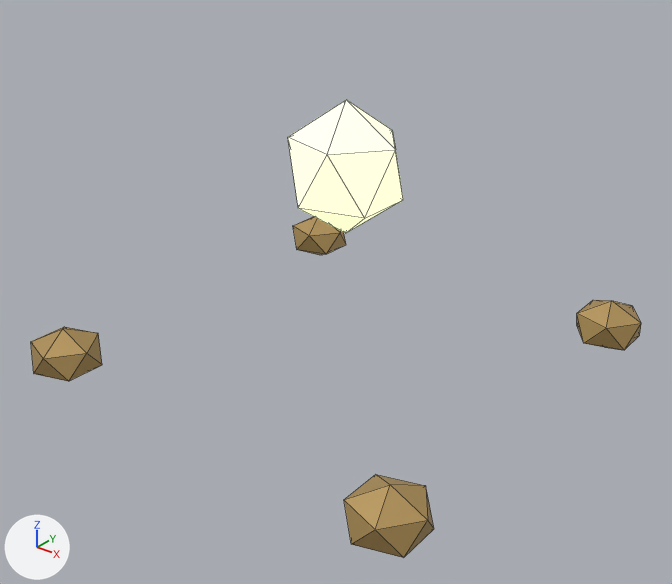
The Blender file art/blend/bell.blend as it was, and as the next commit left it.
Both versions are drawn from a 50 mm lens placed at (1.074, -1.374, 1.297), pointed at (0.024, -0.061, 0.483). The axes (+X, +Y, +Z) are drawn at lower left. The lights are the same throughout. The older version comes first. Mesh edges are drawn as thin lines. The same objects are shown in both versions, whatever each file hides.

Before the edit, the objects in view are built like this:
```python
ob_bell_clapper = bpy.data.objects.new('Bell clapper', me_icosphere_004)
ob_bell_clapper.parent = ob_moving_mechanism
ob_bell_clapper.location = (0.0, 0.0, 0.18)
ob_bell_clapper.scale = (0.13, 0.12, 0.136)
ob_inlaid_corner_boss = bpy.data.objects.new('Inlaid corner boss', me_icosphere)
ob_inlaid_corner_boss.parent = ob_bell
ob_inlaid_corner_boss.location = (-0.41, -0.41, 0.343)
ob_inlaid_corner_boss.scale = (0.08, 0.08, 0.058)
ob_inlaid_corner_boss_001 = bpy.data.objects.new('Inlaid corner boss.001', me_icosphere_001)
ob_inlaid_corner_boss_001.parent = ob_bell
ob_inlaid_corner_boss_001.location = (-0.41, 0.41, 0.343)
ob_inlaid_corner_boss_001.scale = (0.08, 0.08, 0.058)
ob_inlaid_corner_boss_002 = bpy.data.objects.new('Inlaid corner boss.002', me_icosphere_002)
ob_inlaid_corner_boss_002.parent = ob_bell
ob_inlaid_corner_boss_002.location = (0.41, -0.41, 0.343)
ob_inlaid_corner_boss_002.scale = (0.08, 0.08, 0.058)
ob_inlaid_corner_boss_003 = bpy.data.objects.new('Inlaid corner boss.003', me_icosphere_003)
ob_inlaid_corner_boss_003.parent = ob_bell
ob_inlaid_corner_boss_003.location = (0.41, 0.41, 0.343)
ob_inlaid_corner_boss_003.scale = (0.08, 0.08, 0.058)
```
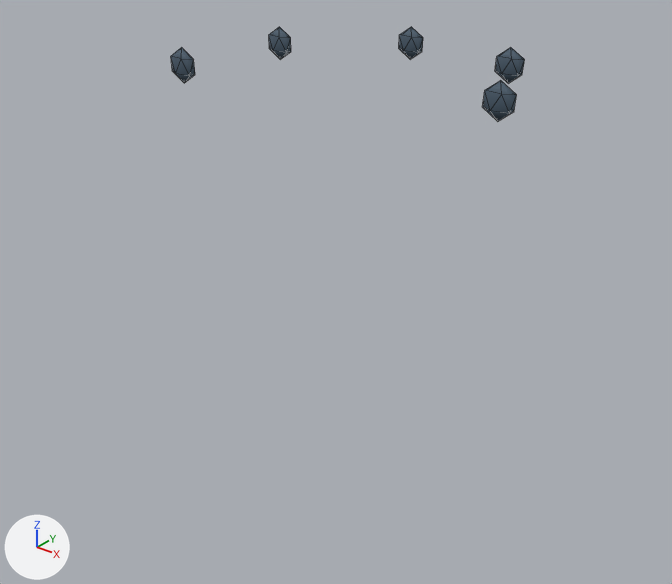
Changed parts and their boxes (x1, y1, x2, y2) in the pictures (672 x 584 px):
'Bell clapper', recoloured, reshaped, moved, rescaled (69% narrower, 69% shorter)
    before: (288, 100, 403, 233)
    after: (482, 80, 517, 121)
'Inlaid corner boss.002', recoloured, shading changed, moved, rescaled (75% narrower, 60% shorter)
    before: (344, 475, 434, 558)
    after: (269, 26, 291, 59)
'Inlaid corner boss', recoloured, moved, rescaled (57% narrower, 34% shorter)
    before: (31, 327, 102, 382)
    after: (495, 47, 525, 83)
'Inlaid corner boss.003', recoloured, shading changed, reshaped, moved, rescaled (62% narrower, 27% shorter)
    before: (577, 300, 641, 350)
    after: (171, 47, 195, 83)
'Inlaid corner boss.001', recoloured, shading changed, moved, rescaled (54% narrower, 13% shorter)
    before: (293, 217, 346, 255)
    after: (399, 26, 423, 59)
part 1 of me_icosphere_002, shading changed
    before: (344, 475, 434, 558)
    after: (399, 26, 423, 59)
part 2 of me_icosphere_003, shading changed
    before: (577, 300, 641, 350)
    after: (269, 26, 291, 59)

The change, as a list of edits to the scene's bpy script:
```text
Add mat_hem:
    mat_hem = principled_material('hem')
    mat_hem.base_color = (0.063, 0.0999, 0.141)  # dark blue #475969
    mat_hem.roughness = 0.76
Change me_icosphere:
    where me_icosphere.from_pydata(...)  # 12 vertices, 20 faces; spans x -0.89..0.89, y -0.85..0.85, z -1.0..1.0
    remove me_icosphere.materials.append(mat_japan_trim)  # orange #bb9b60
    add me_icosphere.materials.append(mat_hem)  # dark blue #475969
Change me_icosphere_001:
    where me_icosphere_001.from_pydata(...)  # 12 vertices, 20 faces; spans x -0.89..0.89, y -0.85..0.85, z -1.0..1.0
    remove me_icosphere_001.materials.append(mat_japan_trim)  # orange #bb9b60
    add me_icosphere_001.materials.append(mat_hem)  # dark blue #475969
Change me_icosphere_002:
    where me_icosphere_002.from_pydata(...)  # 12 vertices, 20 faces; spans x -0.89..0.89, y -0.85..0.85, z -1.0..1.0
    used by ob_inlaid_corner_boss_002; parent = ob_bell; location = (0.41, -0.41, 0.343); scale = (0.08, 0.08, 0.058)
    remove me_icosphere_002.materials.append(mat_japan_trim)  # orange #bb9b60
    me_icosphere_002 part 1: all faces are now shaded smooth (20 of 20 changed)
    add me_icosphere_002.materials.append(mat_hem)  # dark blue #475969
Change me_icosphere_004:
    where me_icosphere_004.from_pydata(...)  # 12 vertices, 20 faces; spans x -0.89..0.89, y -0.85..0.85, z -1.0..1.0
    remove me_icosphere_004.materials.append(mat_japan__c3d6a0_light)  # green #c3d6a0, glowing green #c3d6a0
    add me_icosphere_004.materials.append(mat_hem)  # dark blue #475969
Change ob_inlaid_corner_boss:
    ob_inlaid_corner_boss.parent: ob_bell -> ob_mechanism
    ob_inlaid_corner_boss.location: (-0.41, -0.41, 0.343) -> (0.202, 0.253, -0.492)
    ob_inlaid_corner_boss.scale: (0.08, 0.08, 0.058) -> (0.035, 0.0133, 0.035)
Change ob_inlaid_corner_boss_001:
    ob_inlaid_corner_boss_001.parent: ob_bell -> ob_mechanism
    ob_inlaid_corner_boss_001.location: (-0.41, 0.41, 0.343) -> (-0.0721, 0.316, -0.492)
    ob_inlaid_corner_boss_001.scale: (0.08, 0.08, 0.058) -> (0.035, 0.0133, 0.035)
Change ob_inlaid_corner_boss_002:
    ob_inlaid_corner_boss_002.parent: ob_bell -> ob_mechanism
    ob_inlaid_corner_boss_002.location: (0.41, -0.41, 0.343) -> (-0.292, 0.141, -0.492)
    ob_inlaid_corner_boss_002.scale: (0.08, 0.08, 0.058) -> (0.035, 0.0133, 0.035)
Change ob_inlaid_corner_boss_003:
    ob_inlaid_corner_boss_003: bpy.data.objects.new('Inlaid corner boss.003', me_icosphere_003) -> bpy.data.objects.new('Inlaid corner boss.003', me_icosphere_004)
    ob_inlaid_corner_boss_003.parent: ob_bell -> ob_mechanism
    ob_inlaid_corner_boss_003.location: (0.41, 0.41, 0.343) -> (-0.292, -0.141, -0.492)
    ob_inlaid_corner_boss_003.scale: (0.08, 0.08, 0.058) -> (0.035, 0.0133, 0.035)
Change ob_bell_clapper:
    ob_bell_clapper: bpy.data.objects.new('Bell clapper', me_icosphere_004) -> bpy.data.objects.new('Bell clapper', me_icosphere)
    ob_bell_clapper.parent: ob_moving_mechanism -> ob_mechanism
    ob_bell_clapper.location: (0.0, 0.0, 0.18) -> (0.324, 0.0, -0.492)
    ob_bell_clapper.scale: (0.13, 0.12, 0.136) -> (0.035, 0.0133, 0.035)
Add ob_mechanism:
    ob_mechanism = bpy.data.objects.new('Mechanism', None)
    ob_mechanism.parent = ob_fortification
    ob_mechanism.location = (0.0, 0.0, 1.397)
    ob_mechanism.hide_set(True)  # its collection is switched off
Add ob_fortification:
    ob_fortification = bpy.data.objects.new('Fortification', None)
    ob_fortification.location = (0.0, 0.0, 0.0)
    ob_fortification.hide_set(True)  # its collection is switched off
```
